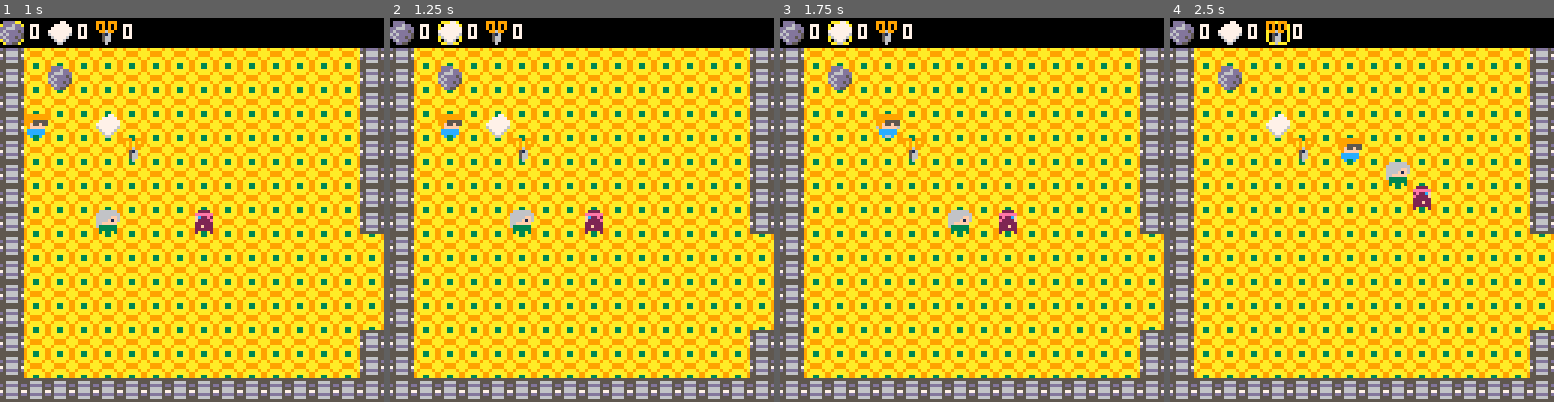
Above: before the commit, frames 1-4 (left to right).
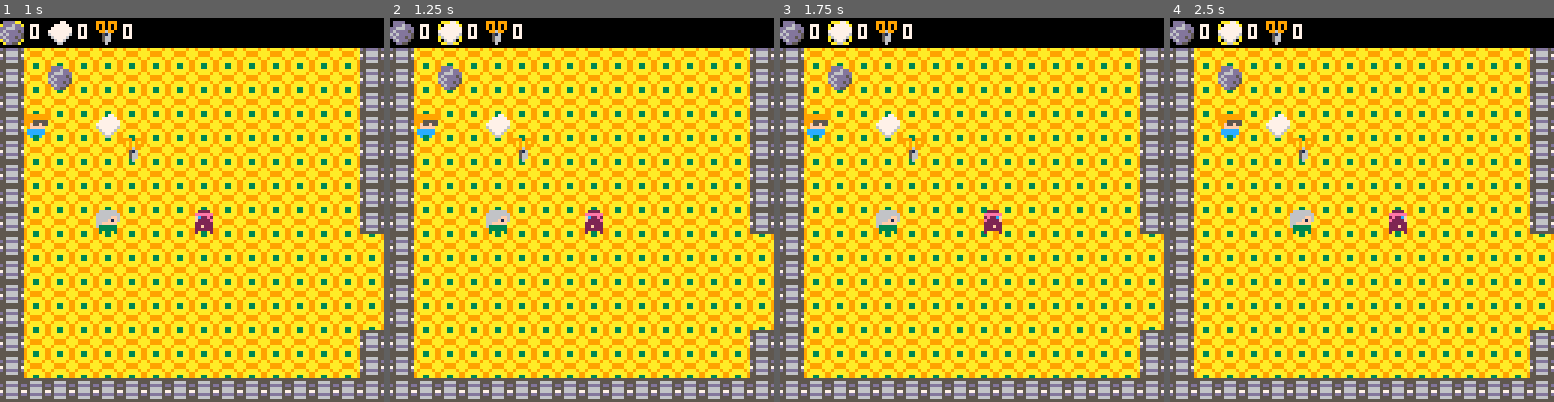
Above: after the commit, the same moments.

Repository: Braxmaster/Gamejam3012
Game: PICO-8 cartridge game.p8
The game is run twice, just before and just after one commit, with the same random seed, the same clock (stepped at 60 frames per second) and the same inputs.
Inputs:
- Up to frame 1 (1 s): tap X (X key) at 0.33 s; tap O (Z key) at 0.7 s
- Up to frame 2 (1.25 s): tap X (X key) at 1.07 s
- Up to frame 3 (1.75 s): hold Right from 1.6 s (still down); tap O (Z key) at 1.7 s
- Up to frame 4 (2.5 s): tap X (X key) at 1.85 s; release Right at 2.1 s; tap O (Z key) at 2.1 s; hold Up 2.15-2.42 s; hold Right from 2.47 s (still down)

Frame 1 is identical in both runs. In frame 2, 1.2% of the frame differs, in the area x 6-38%, y 25-57%; in frame 3, 1.7%; in frame 4, 1.9%, in the area x 12-68%, y 0-57%.

Commit message:
movement  to characters. the game is now turn based.
BUG -- the objects are picked  up after the when moving away from them

Diff:
--- a/game.p8
+++ b/game.p8
@@ -21,6 +21,11 @@
 
 c_state_menu = 0
 c_state_game = 1
+
+c_game_state_free = 0
+c_game_state_walking = 1
+c_game_state_enemies = 2
+c_game_state_attacking = 3
 
 c_music_game = 00
 
@@ -77,9 +82,12 @@
 
 -- variables
 state = c_state_menu
+game_state = c_game_state_free
 player = {
   x = 64,
   y = 64,
+  next_x = 64,
+  next_y = 64,
   dir = c_dir_left,
   rocks = 0,
   papers = 0,
@@ -129,6 +137,8 @@
   return {
     x = coords.x,
     y = coords.y,
+    next_x = coords.x,
+    next_y = coords.y,
     type = random_type(),
     spr = random_enemy_spr()
   }
@@ -155,35 +165,58 @@
 
 
 function update_game()
-  if btnp(0) or btnp(1) or btnp(2) or btnp(3) or btnp(4) or btnp(5) then
-    update_world()
+  if (btnp(0) or btnp(1) or btnp(2) or btnp(3) or btnp(4) or btnp(5)) and game_state == c_game_state_free then
     update_player()
     check_if_on_item()
+  elseif game_state == c_game_state_walking then
+    move_player()
+  elseif game_state == c_game_state_enemies then
+    foreach(enemies, move_dude)
+    enemy =  enemies[1]
+    if enemy.next_x == enemy.x and enemy.next_y == enemy.y then
+      game_state = c_game_state_free
+    end
+  elseif game_state == c_game_state_attacking then
+    game_state = c_game_state_free -- temporary, change when adding attack animation
+    update_enemies()
   end
   update_cam()
 end
 
 function update_player()
   if btnp(0) and not pixel_is_blocked(player.x - 8, player.y) then
-    player.x -= 8
+    game_state = c_game_state_walking
+    player.next_x -= 8
     player.dir = c_dir_left
   elseif btnp(1) and not pixel_is_blocked(player.x + 8, player.y) then
-    player.x += 8
+    game_state = c_game_state_walking
+    player.next_x += 8
     player.dir = c_dir_right
   elseif btnp(2) and not pixel_is_blocked(player.x, player.y - 8) then
-    player.y -= 8
+    game_state = c_game_state_walking
+    player.next_y -= 8
     player.dir = c_dir_up
   elseif btnp(3) and not pixel_is_blocked(player.x, player.y + 8) then
-    player.y += 8
+    game_state = c_game_state_walking
+    player.next_y += 8
     player.dir = c_dir_down
-  end
-  if btn(4) then
+  elseif btn(4) then
+    game_state = c_game_state_attacking
     throw_projectile()
-  end
-  if btn(5) then
+  elseif btn(5) then
     player.current_weapon = (player.current_weapon + 1) % 3
   end
 end
+
+function move_player()
+  move_dude(player)
+  if player.next_x == player.x and player.next_y == player.y then
+    update_enemies()
+    game_state = c_game_state_enemies
+    update_enemies()
+  end
+end
+
 
 function check_if_on_item()
   for i in all(items) do
@@ -202,7 +235,7 @@
   end
 end
 
-function update_world()
+function update_enemies()
   foreach(enemies, update_enemy)
 end
 
@@ -219,8 +252,22 @@
     if y_dist > 0 then tmp.y += 8 else tmp.y -= 8 end
   end
   if not pixel_is_blocked(tmp.x, tmp.y) then
-     enemy.x = tmp.x
-     enemy.y = tmp.y
+     enemy.next_x = tmp.x
+     enemy.next_y = tmp.y
+  end
+end
+
+function move_dude(dude)
+  move_x = dude.next_x - dude.x
+  move_y = dude.next_y - dude.y
+  if move_x > 0 then
+    dude.x += 1
+  elseif move_x < 0 then
+    dude.x -= 1
+  elseif move_y > 0 then
+    dude.y += 1
+  elseif move_y < 0 then
+    dude.y -= 1
   end
 end
 
